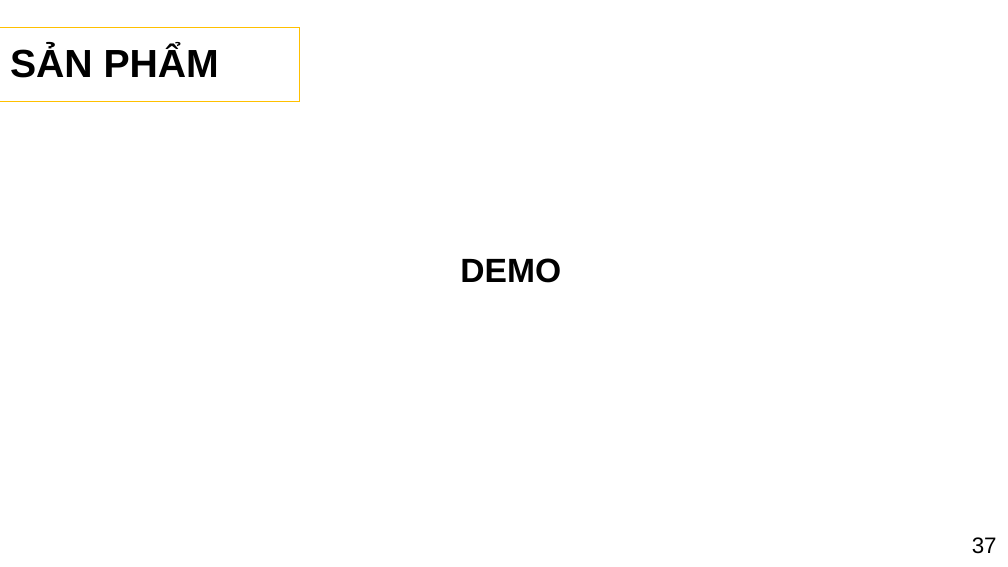
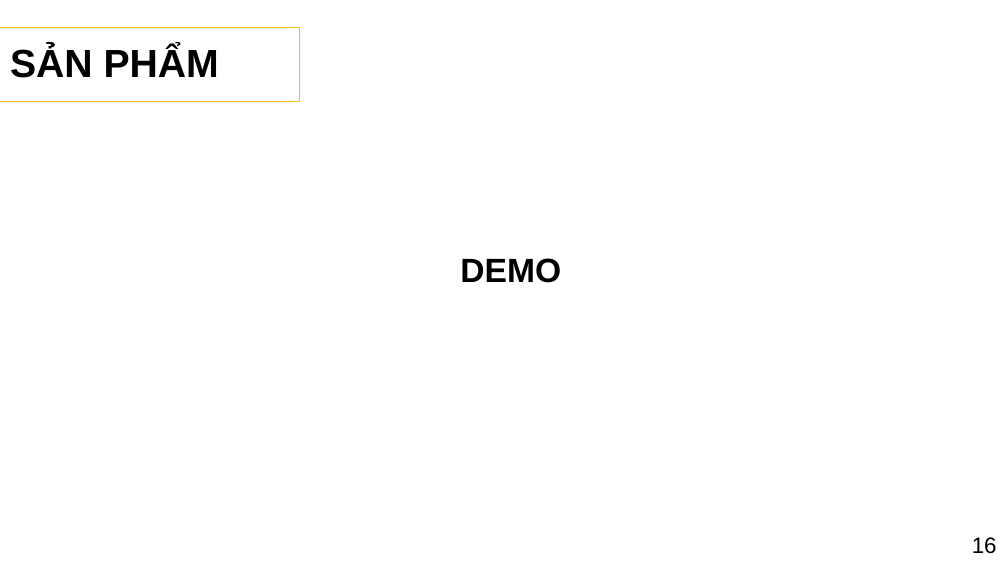
Before and after one commit to PhamHuynhThanhLam/Website_tim_kiem_dang_tin_nha_tro, a slide deck: slide 17 of PPTLCN.pptx (slide 29 before the commit). Drawn at 1008x567 pixels with LibreOffice and Linux fonts; fonts in the diff are those of the drawing; background and template pictures are left out. Boxes give left, top, right and bottom in pixels: in the first picture for what was removed or moved away, otherwise in the second. Text is boxed around its words. In the diff, an @@ line names an element or a change of style, - is before the commit and + after.

```diff
--- a/PPTLCN.pptx
+++ b/PPTLCN.pptx
@@ text at (x1=972, y1=537, x2=997, y2=554): text changed @@
-37
+16
```
Also in this commit, not shown: 25 other slides changed, 1 slide added, 15 slides removed.
